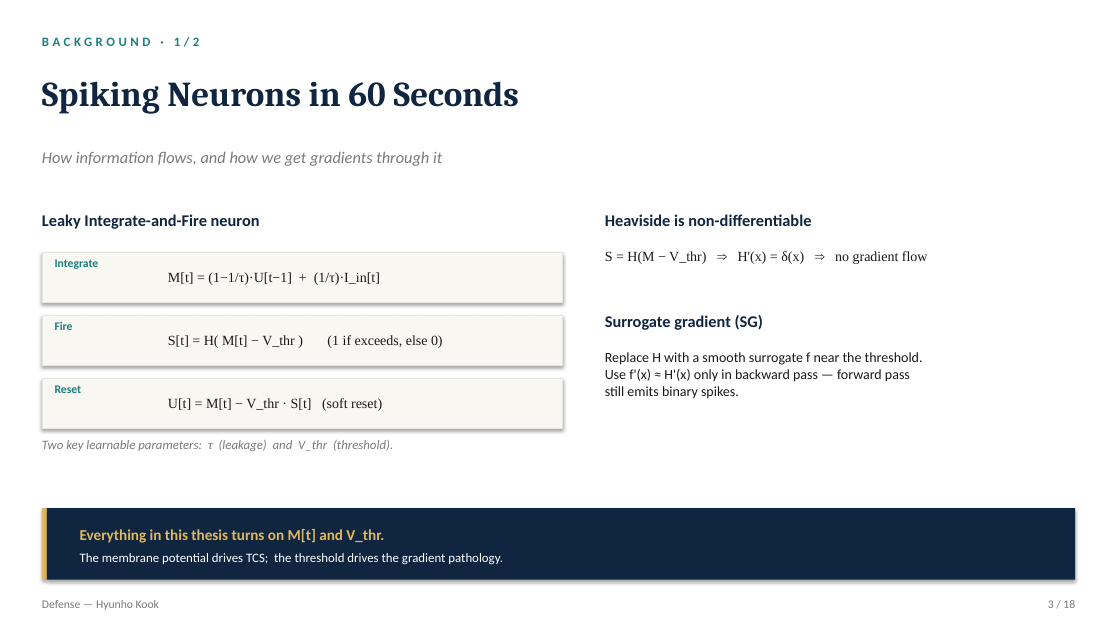
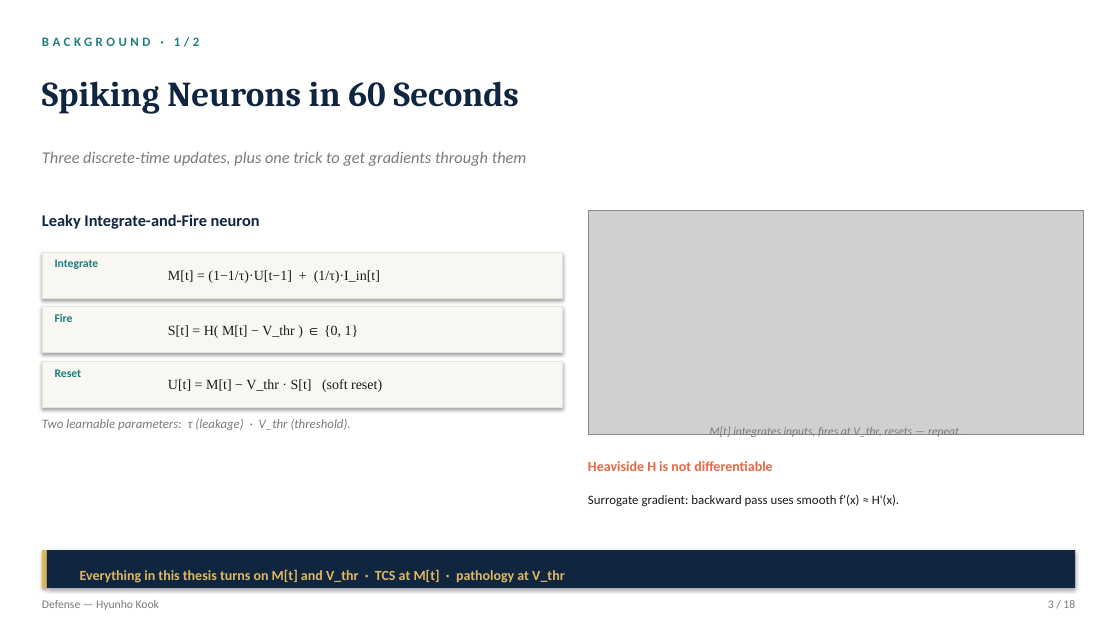
Before and after one commit to kookhh0827/POSTECH_thesis_template_latex, a slide deck: slide 3 of Hyunho_Kook_Master_Defense.pptx. Drawn at 1120x630 pixels with LibreOffice and Linux fonts; fonts in the diff are those of the drawing; grey boxes stand for pictures. Boxes give left, top, right and bottom in pixels: in the first picture for what was removed or moved away, otherwise in the second. Text is boxed around its words. In the diff, an @@ line names an element or a change of style, - is before the commit and + after.

```diff
--- a/Hyunho_Kook_Master_Defense.pptx
+++ b/Hyunho_Kook_Master_Defense.pptx
@@ text at (x1=42, y1=151, x2=527, y2=166): text changed @@
-How information flows, and how we get gradients through it
+Three discrete-time updates, plus one trick to get gradients through them
@@ picture added at (x1=588, y1=210, x2=1084, y2=434) @@
@@ rectangle resized from (x1=42, y1=252, x2=563, y2=302) to (x1=42, y1=252, x2=563, y2=298) @@
@@ rectangle resized from (x1=42, y1=315, x2=563, y2=365) to (x1=42, y1=307, x2=563, y2=353) @@
@@ text "Fire" moved from (x1=55, y1=322, x2=73, y2=330) to (x1=55, y1=314, x2=73, y2=322) @@
@@ text at (x1=168, y1=325, x2=359, y2=338): text changed @@
-S[t] = H( M[t] − V_thr ) (1 if exceeds, else 0)
+S[t] = H( M[t] − V_thr ) ∈ {0, 1}
@@ text removed at (x1=605, y1=315, x2=763, y2=330) @@
-Surrogate gradient (SG)
@@ rectangle resized from (x1=42, y1=378, x2=563, y2=429) to (x1=42, y1=361, x2=563, y2=408) @@
@@ text "Reset" moved from (x1=55, y1=385, x2=82, y2=393) to (x1=55, y1=369, x2=82, y2=377) @@
@@ text "U[t] = M[t] − V_thr ..." moved from (x1=168, y1=398, x2=382, y2=411) to (x1=168, y1=379, x2=382, y2=392) @@
@@ text at (x1=42, y1=419, x2=351, y2=430): text changed @@
-Two key learnable parameters: τ (leakage) and V_thr (threshold).
+Two learnable parameters: τ (leakage) · V_thr (threshold).
@@ text at (x1=710, y1=427, x2=962, y2=439): text changed; size 12 to 10 pt; font Times New Roman to Calibri; text colour #1A1A1A to #7A7A7A; italic on @@
-S = H(M − V_thr) ⇒ H'(x) = δ(x) ⇒ no gradient flow
+M[t] integrates inputs, fires at V_thr, resets — repeat.
@@ text at (x1=588, y1=461, x2=772, y2=471): text changed; size 14 to 12 pt; text colour #0F2540 to #E56945 @@
-Heaviside is non-differentiable
+Heaviside H is not differentiable
@@ text at (x1=588, y1=495, x2=899, y2=506): text changed; size 12 to 11 pt @@
-Replace H with a smooth surrogate f near the threshold.
-Use f'(x) ≈ H'(x) only in backward pass — forward pass
-still emits binary spikes.
+Surrogate gradient: backward pass uses smooth f'(x) ≈ H'(x).
@@ rectangle resized from (x1=42, y1=508, x2=47, y2=580) to (x1=42, y1=550, x2=47, y2=588) @@
@@ rectangle resized from (x1=47, y1=508, x2=1075, y2=580) to (x1=47, y1=550, x2=1075, y2=588) @@
@@ text at (x1=80, y1=569, x2=565, y2=583): text changed; size 11 to 12 pt; text colour #FFFFFF to #E0B85F; bold on @@
-Everything in this thesis turns on M[t] and V_thr.
-The membrane potential drives TCS; the threshold drives the gradient pathology.
+Everything in this thesis turns on M[t] and V_thr · TCS at M[t] · pathology at V_thr
```
Also in this commit, not shown: 7 other slides changed, 8 other files.
